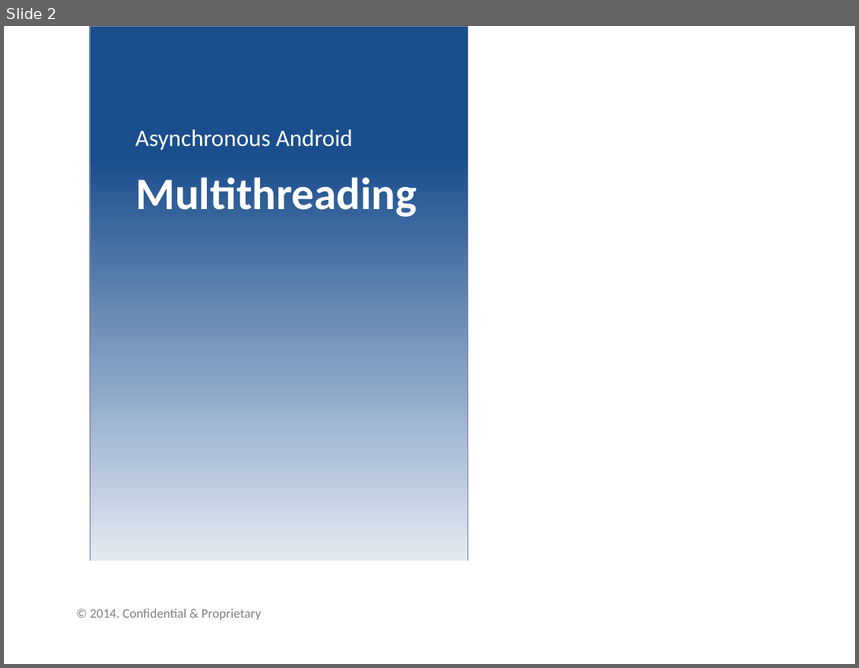
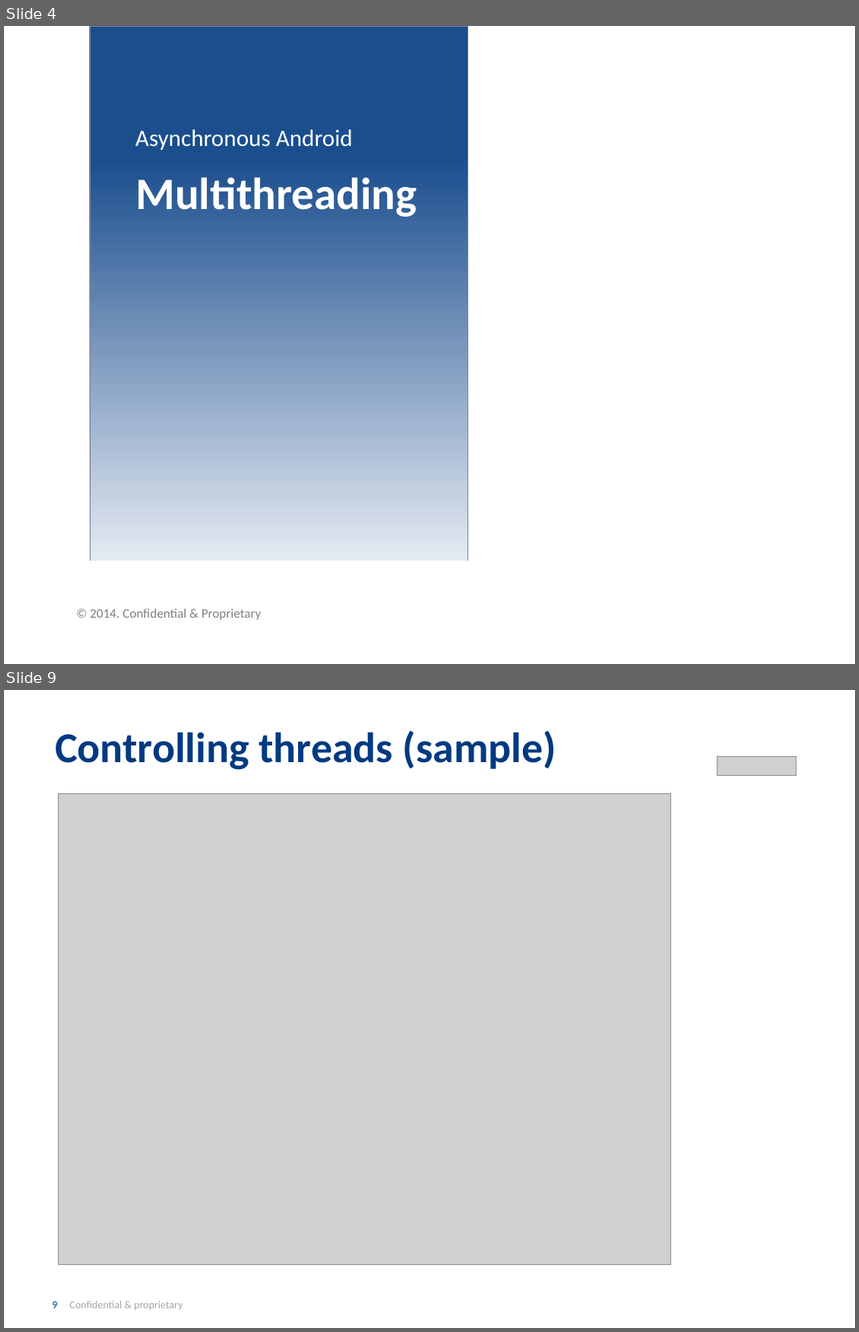
Before and after one commit to INRIX-Iurii-Okhmat/BrownBags, a slide deck: Presentation/Asynchronous Android.pptx. Shown one above the other, each under a label of ours: slide 2 before the commit, slides 4 and 9 after it; the slides between them are not shown. The pictures are 859x668 and 859x1332 pixels, drawn with LibreOffice and Linux fonts; fonts in the diff are those of the drawing; grey boxes stand for pictures; background and template pictures are left out. Boxes give left, top, right and bottom in pixels: in the first picture for what was removed or moved away, otherwise in the second. Text is boxed around its words. In the diff, an @@ line names an element or a change of style, - is before the commit and + after.

```diff
--- a/Presentation/Asynchronous Android.pptx
+++ b/Presentation/Asynchronous Android.pptx
@@ slide 9 added at (x1=4, y1=690, x2=855, y2=1328), background #FFFFFF @@
@@ title added at (x1=55, y1=730, x2=557, y2=770), 36 pt, text #013A81, bold @@
+Controlling threads (sample)
@@ picture added at (x1=718, y1=756, x2=797, y2=775) @@
@@ picture added at (x1=59, y1=794, x2=671, y2=1265) @@
@@ page number added at (x1=52, y1=1301, x2=183, y2=1310), 9 pt, text #A6A6A6 @@
+9 Confidential & proprietary
@@ what was slide 2 is now slide 4 @@
```
Also in this commit, not shown: 27 other slides added.
